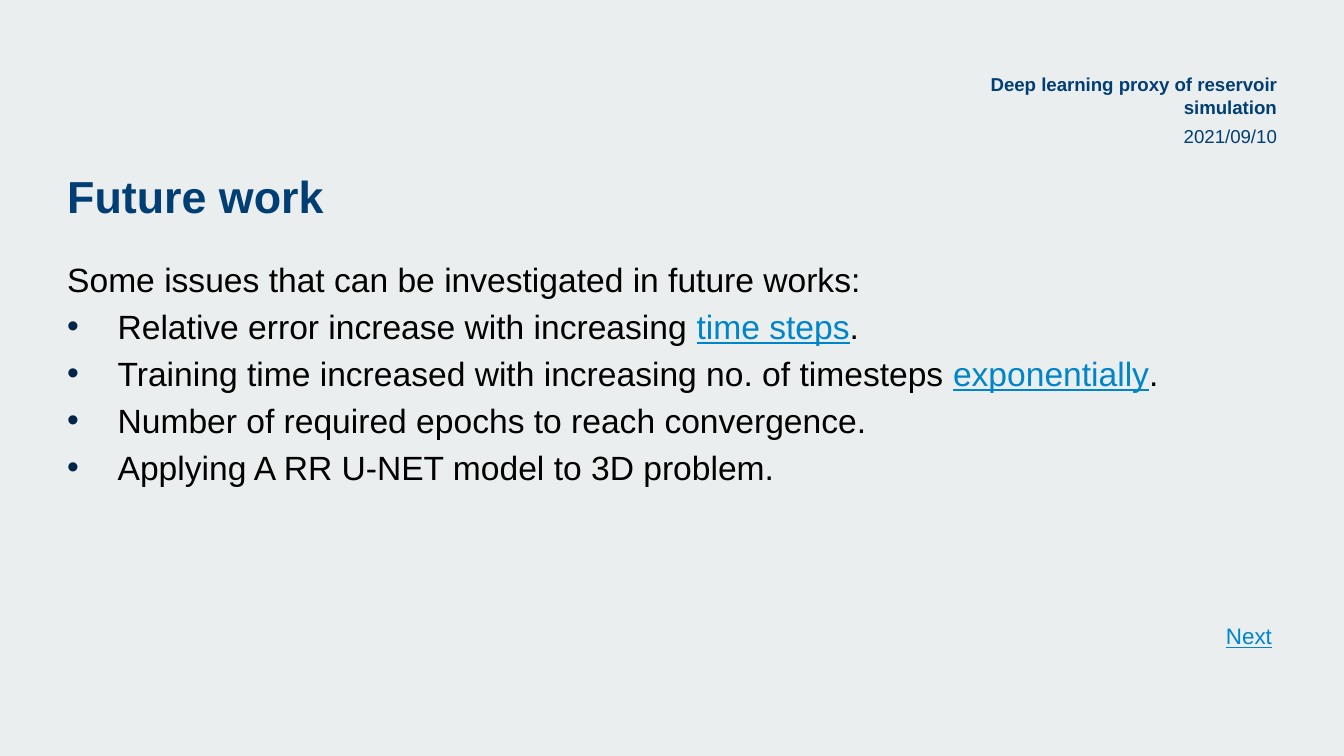
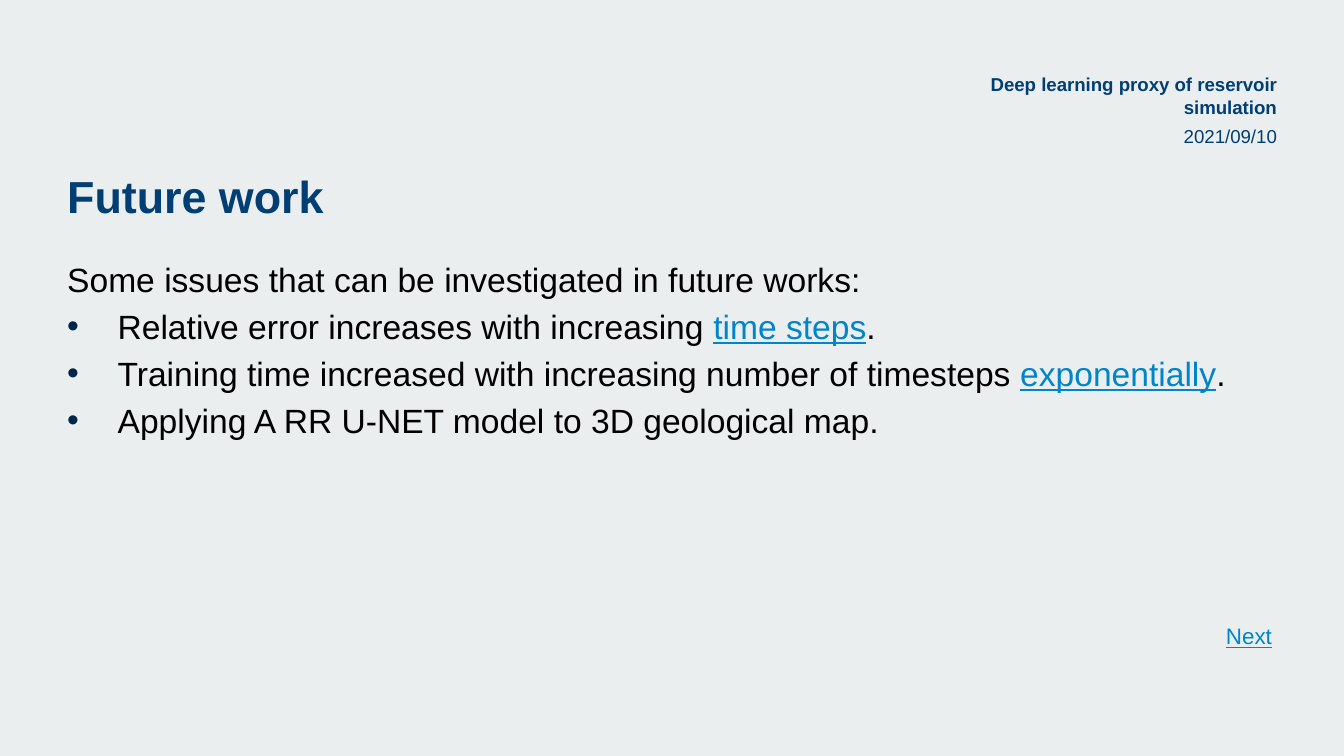
Before and after one commit to acse-srm3018/DeeplearningProxy, a slide deck: slide 10 of RahaMoosavi_presentation_ACSE9.pptx (slide 13 before the commit). Drawn at 1344x756 pixels with LibreOffice and Linux fonts; fonts in the diff are those of the drawing; background and template pictures are left out. Boxes give left, top, right and bottom in pixels: in the first picture for what was removed or moved away, otherwise in the second. Text is boxed around its words. In the diff, an @@ line names an element or a change of style, - is before the commit and + after.

```diff
--- a/RahaMoosavi_presentation_ACSE9.pptx
+++ b/RahaMoosavi_presentation_ACSE9.pptx
@@ text at box(118, 314, 1225, 439): text changed @@
-• Relative error increase with increasing time steps.
-• Training time increased with increasing no. of timesteps exponentially.
-• Number of required epochs to reach convergence.
-• Applying A RR U-NET model to 3D problem.
+• Relative error increases with increasing time steps.
+• Training time increased with increasing number of timesteps exponentially.
+• Applying A RR U-NET model to 3D geological map.
```
Also in this commit, not shown: 11 other slides changed, 3 slides removed.
